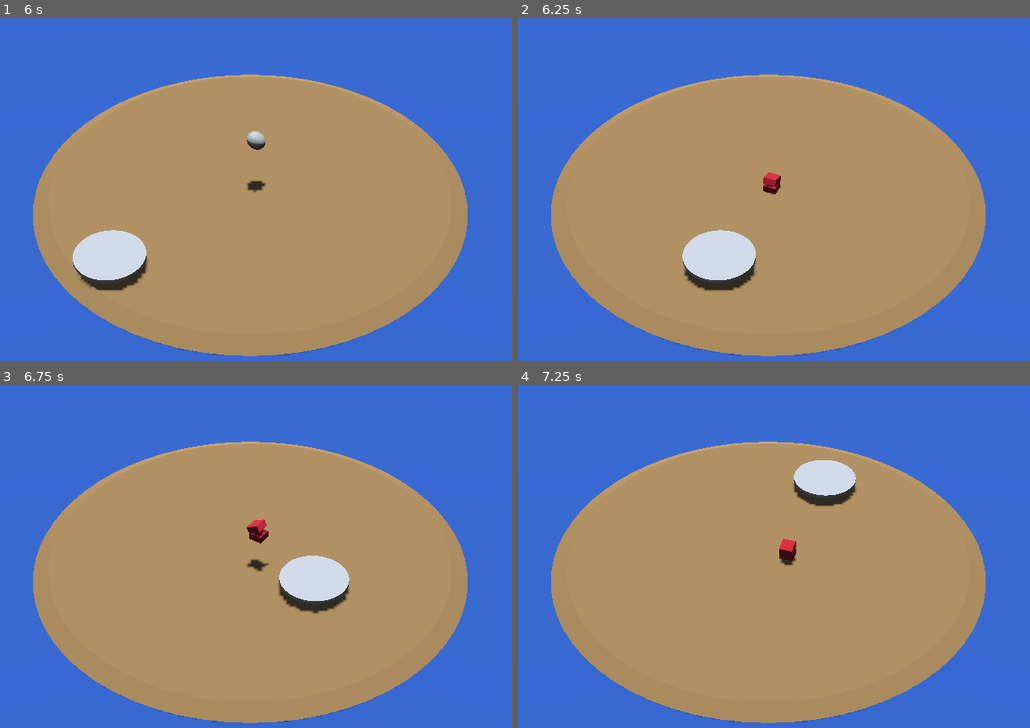
Above: before the commit, frames 1-4 (two rows, left to right).
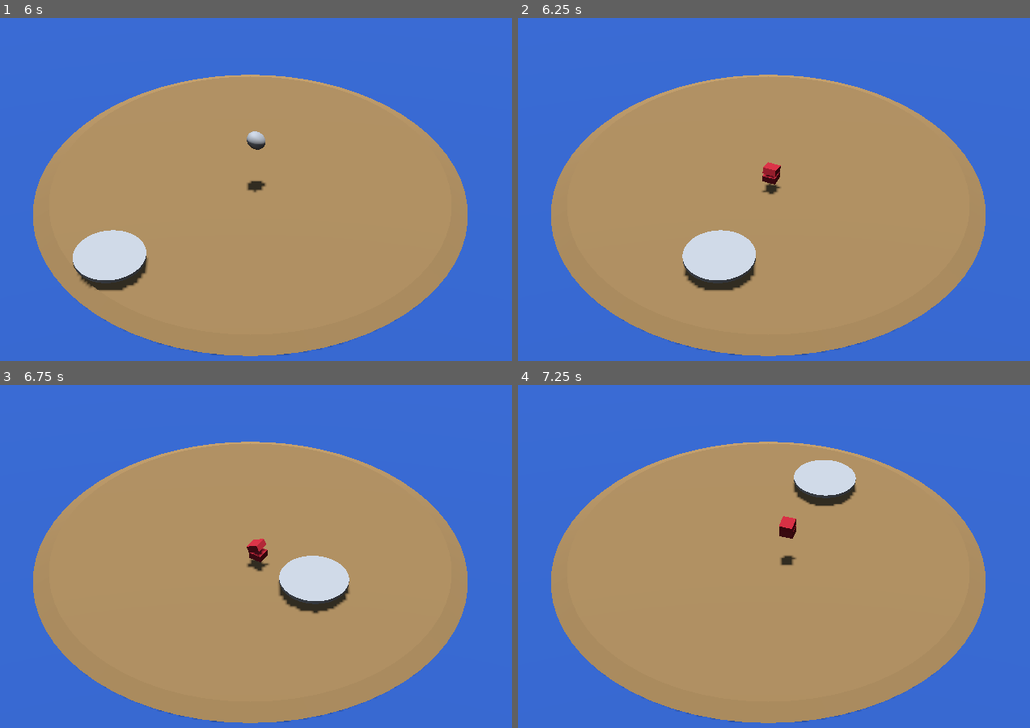
Above: after the commit, the same moments.

Repository: nikolajbaer/ldj56
Game: Godot game, scene res://root.tscn
The game is run twice, just before and just after one commit, with the same random seed, the same clock (stepped at 60 frames per second) and the same inputs.
Inputs:
- Up to frame 1 (6 s): tap Enter at 0.5 s; hold Right (right) 0.53-1.28 s; hold Down (down) 1.28-2.03 s; hold Right (right) 2.03-2.78 s; hold Up (up) 2.78-3.53 s; hold Left (left) 3.53-5.03 s; hold Down (down) 5.03-5.78 s; hold Right (right) from 5.78 s (still down)
- Up to frame 2 (6.25 s): keep holding Right (right)
- Up to frame 3 (6.75 s): release Right (right) at 6.53 s; hold Up (up) from 6.53 s (still down)
- Up to frame 4 (7.25 s): keep holding Up (up)

Frame 1 is identical in both runs. In frame 2, 0.3% of the frame differs, in the area x 47-52%, y 41-52%; in frame 3, 0.4%, in the area x 48-53%, y 39-52%; in frame 4, 0.4%.

Commit message:
move egg/creature up when it hatches

Diff:
--- a/egg.gd
+++ b/egg.gd
@@ -17,6 +17,6 @@
 	print("Egg hit ",body.name," at ",last_vel)
 
 	if body.name == "ground" and last_vel > CRACK_SPEED:
-		var ground_pos = Vector3(position.x,0.25,position.z)
+		var ground_pos = Vector3(position.x,0.55,position.z)
 		hit_ground.emit(ground_pos)
 		self.queue_free()
